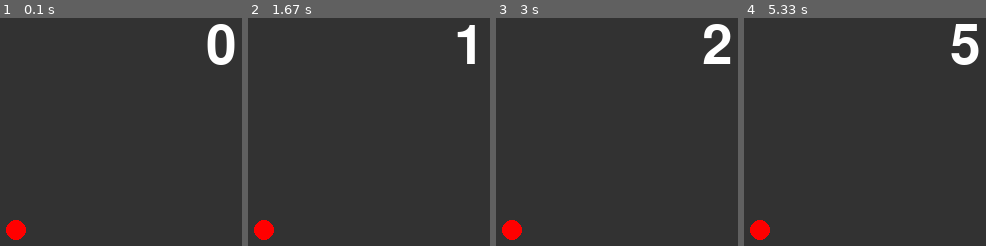
Above: before the commit, frames 1-4 (left to right).
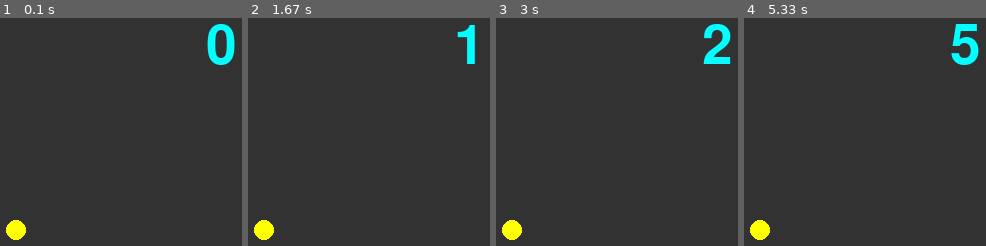
Above: after the commit, the same moments.

Repository: c0a22125/ProjExD_01
Game: pygame game, started from pygame_system.py
Two runs of this game, one before a commit and one after it. Both use one fixed random seed, a clock stepped at 60 frames per second and the inputs below.
Inputs:
- Up to frame 1 (0.1 s): no input
- Up to frame 2 (1.67 s): no input
- Up to frame 3 (3 s): no input
- Up to frame 4 (5.33 s): no input

The runs differ from the first frame. In frame 1, 1.9% of the frame differs, in the area x 2-98%, y 2-98%; in frame 2, 1.2%; in frame 3, 1.7%; in frame 4, 1.8%.

Commit message:
2回目コミット

Diff:
--- a/pygame_system.py
+++ b/pygame_system.py
@@ -8,7 +8,7 @@
     font = pg.font.Font(None, 80)
 
     enn = pg.Surface((20, 20))
-    pg.draw.circle(enn, (255, 0, 0), (10, 10), 10)
+    pg.draw.circle(enn, (255, 255, 0), (10, 10), 10)
     enn.set_colorkey((0, 0, 0))
 
     tmr = 0
@@ -16,7 +16,7 @@
         for event in pg.event.get():
             if event.type == pg.QUIT: return
 
-        txt = font.render(str(tmr), True, (255, 255, 255))
+        txt = font.render(str(tmr), True, (0, 255, 255))
         screen.fill((50, 50, 50))
         screen.blit(txt, [300, 200])
         screen.blit(enn, [100, 400])
